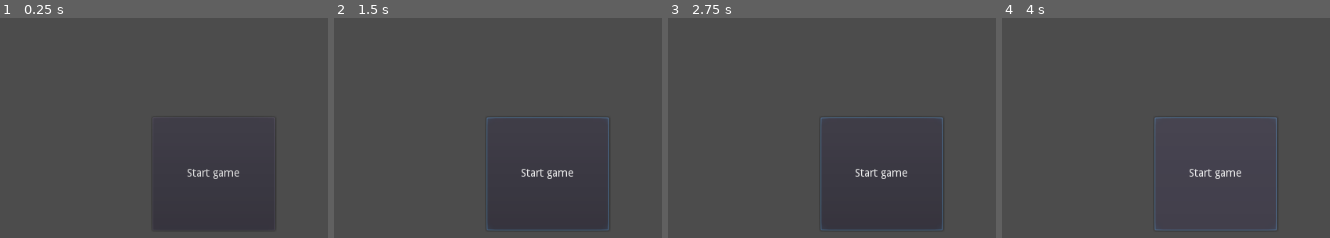
Above: before the commit, frames 1-4 (left to right).
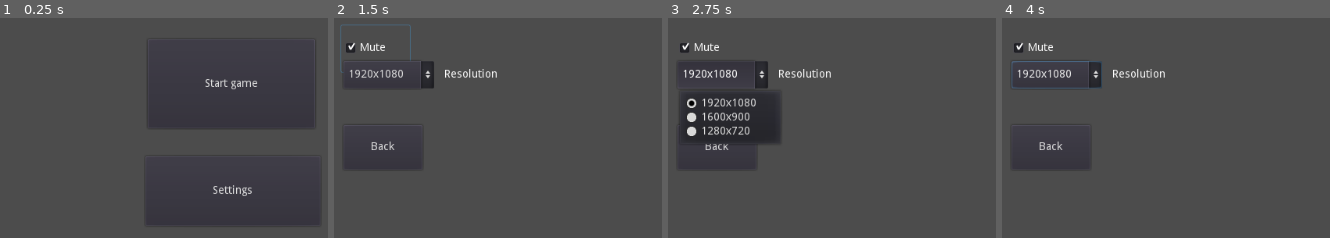
Above: after the commit, the same moments.

Repository: BaseCrusher/sdent_project
Game: Godot game, scene res://UI/MainMenu.tscn
Two runs of this game, one before a commit and one after it. Both use one fixed random seed, a clock stepped at 60 frames per second and the inputs below.
Inputs (mouse positions are in pixels of both pictures, inside the frame that each line leads up to):
- Up to frame 1 (0.25 s): no input
- Up to frame 2 (1.5 s): click (566, 191) at 0.5 s, where only the run after the commit has a clickable "Settings"; click (376, 48) at 1.25 s, where only the run after the commit has a clickable "Mute"
- Up to frame 3 (2.75 s): click (723, 75) at 2 s, where only the run after the commit has a clickable "1920x1080"
- Up to frame 4 (4 s): click (1051, 147) at 2.75 s, where only the run after the commit has a clickable "Back"; click (1215, 174) at 3.5 s, where only the run before the commit has a clickable "Start game"

The runs differ from the first frame. In frame 1, 1.0% of the frame differs, in the area x 57-95%, y 27-95%; in frame 2, 2.4%; in frame 3, 9.2%, in the area x 3-84%, y 11-97%; in frame 4, 2.4%.

Commit message:
menus
added menus

Diff:
--- /dev/null
+++ b/UI/ChooseLvlMenu.gd
@@ -0,0 +1,24 @@
+extends Node2D
+
+
+# Declare member variables here. Examples:
+# var a = 2
+# var b = "text"
+
+
+# Called when the node enters the scene tree for the first time.
+func _ready():
+	pass # Replace with function body.
+
+
+# Called every frame. 'delta' is the elapsed time since the previous frame.
+#func _process(delta):
+#	pass
+
+
+func _on_BackBtn_pressed():
+	get_tree().change_scene("res://UI/MainMenu.tscn")
+
+
+func _on_Lvl1Btn_pressed():
+	get_tree().change_scene("res://Levels/Level1.tscn")
--- /dev/null
+++ b/UI/ChooseLvlMenu.tscn
@@ -0,0 +1,48 @@
+[gd_scene load_steps=2 format=2]
+
+[ext_resource path="res://UI/ChooseLvlMenu.gd" type="Script" id=1]
+
+[node name="Node2D" type="Node2D"]
+script = ExtResource( 1 )
+
+[node name="Lvl1Btn" type="Button" parent="."]
+margin_left = 66.7758
+margin_top = 26.4583
+margin_right = 196.776
+margin_bottom = 109.458
+text = "1"
+__meta__ = {
+"_edit_use_anchors_": false
+}
+
+[node name="Lvl2Btn" type="Button" parent="."]
+margin_left = 223.0
+margin_top = 26.0
+margin_right = 356.0
+margin_bottom = 110.0
+text = "2"
+__meta__ = {
+"_edit_use_anchors_": false
+}
+
+[node name="Lvl3Btn" type="Button" parent="."]
+margin_left = 390.575
+margin_top = 21.4186
+margin_right = 502.575
+margin_bottom = 114.419
+text = "3"
+__meta__ = {
+"_edit_use_anchors_": false
+}
+
+[node name="BackBtn" type="Button" parent="."]
+margin_left = 65.5159
+margin_top = 302.381
+margin_right = 238.516
+margin_bottom = 386.381
+text = "Back"
+__meta__ = {
+"_edit_use_anchors_": false
+}
+[connection signal="pressed" from="Lvl1Btn" to="." method="_on_Lvl1Btn_pressed"]
+[connection signal="pressed" from="BackBtn" to="." method="_on_BackBtn_pressed"]
--- /dev/null
+++ b/UI/LevelUI/GameOver.gd
@@ -0,0 +1,32 @@
+extends Node2D
+
+
+# Declare member variables here. Examples:
+# var a = 2
+# var b = "text"
+
+
+# Called when the node enters the scene tree for the first time.
+func _ready():
+	pass # Replace with function body.
+
+
+# Called every frame. 'delta' is the elapsed time since the previous frame.
+#func _process(delta):
+#	pass
+
+
+func _on_TryAgainBtn_pressed():
+	pass # Replace with function body.
+
+
+func _on_ChooseLvlBtn_pressed():
+	get_tree().change_scene("res://UI/ChooseLvlMenu.tscn")
+
+
+func _on_MainMenuBtn_pressed():
+	get_tree().change_scene("res://UI/MainMenu.tscn")
+
+
+func _on_ExitBtn_pressed():
+	get_tree().quit()
--- /dev/null
+++ b/UI/LevelUI/GameOver.tscn
@@ -0,0 +1,61 @@
+[gd_scene load_steps=2 format=2]
+
+[ext_resource path="res://UI/LevelUI/GameOver.gd" type="Script" id=1]
+
+[node name="Node2D" type="Node2D"]
+script = ExtResource( 1 )
+
+[node name="TryAgainBtn" type="Button" parent="."]
+margin_left = 73.0754
+margin_top = 272.143
+margin_right = 255.075
+margin_bottom = 335.143
+text = "Try again"
+__meta__ = {
+"_edit_use_anchors_": false
+}
+
+[node name="ChooseLvlBtn" type="Button" parent="."]
+margin_left = 309.94
+margin_top = 269.623
+margin_right = 481.94
+margin_bottom = 335.623
+text = "Choose Level"
+__meta__ = {
+"_edit_use_anchors_": false
+}
+
+[node name="MainMenuBtn" type="Button" parent="."]
+margin_left = 529.167
+margin_top = 268.363
+margin_right = 691.167
+margin_bottom = 335.363
+text = "Main Menu"
+__meta__ = {
+"_edit_use_anchors_": false
+}
+
+[node name="ExitBtn" type="Button" parent="."]
+margin_left = 757.212
+margin_top = 263.323
+margin_right = 923.212
+margin_bottom = 336.323
+text = "Exit Game"
+__meta__ = {
+"_edit_use_anchors_": false
+}
+
+[node name="Label" type="Label" parent="."]
+margin_left = 365.978
+margin_top = 72.1588
+margin_right = 442.978
+margin_bottom = 89.1588
+rect_scale = Vector2( 3, 3 )
+text = "Game Over!"
+__meta__ = {
+"_edit_use_anchors_": false
+}
+[connection signal="pressed" from="TryAgainBtn" to="." method="_on_TryAgainBtn_pressed"]
+[connection signal="pressed" from="ChooseLvlBtn" to="." method="_on_ChooseLvlBtn_pressed"]
+[connection signal="pressed" from="MainMenuBtn" to="." method="_on_MainMenuBtn_pressed"]
+[connection signal="pressed" from="ExitBtn" to="." method="_on_ExitBtn_pressed"]
--- /dev/null
+++ b/UI/MainMenu.gd
@@ -0,0 +1,25 @@
+extends Control
+
+
+# Declare member variables here. Examples:
+# var a = 2
+# var b = "text"
+
+
+# Called when the node enters the scene tree for the first time.
+func _ready():
+	pass # Replace with function body.
+
+
+# Called every frame. 'delta' is the elapsed time since the previous frame.
+#func _process(delta):
+#	pass
+
+
+
+func _on_StartGameBtn_pressed():
+	get_tree().change_scene("res://UI/ChooseLvlMenu.tscn")
+
+
+func _on_SettingsBtn_pressed():
+	get_tree().change_scene("res://UI/SettingsMenu.tscn")
--- a/UI/MainMenu.tscn
+++ b/UI/MainMenu.tscn
@@ -1,18 +1,37 @@
-[gd_scene format=2]
+[gd_scene load_steps=2 format=2]
+
+[ext_resource path="res://UI/MainMenu.gd" type="Script" id=1]
 
 [node name="MainMenu" type="Control"]
 anchor_right = 1.0
 anchor_bottom = 1.0
+margin_left = -1.25989
+margin_top = -1.25989
+margin_right = -1.25989
+margin_bottom = -1.25989
+script = ExtResource( 1 )
 __meta__ = {
 "_edit_use_anchors_": false
 }
 
-[node name="Button" type="Button" parent="."]
-margin_left = 367.946
-margin_top = 161.55
-margin_right = 524.946
-margin_bottom = 306.55
+[node name="StartGameBtn" type="Button" parent="."]
+margin_left = 362.74
+margin_top = 63.0
+margin_right = 576.74
+margin_bottom = 177.0
 text = "Start game"
 __meta__ = {
 "_edit_use_anchors_": false
 }
+
+[node name="SettingsBtn" type="Button" parent="."]
+margin_left = 360.0
+margin_top = 213.401
+margin_right = 584.0
+margin_bottom = 302.401
+text = "Settings"
+__meta__ = {
+"_edit_use_anchors_": false
+}
+[connection signal="pressed" from="StartGameBtn" to="." method="_on_StartGameBtn_pressed"]
+[connection signal="pressed" from="SettingsBtn" to="." method="_on_SettingsBtn_pressed"]
--- /dev/null
+++ b/UI/ResolutionOptBtn.gd
@@ -0,0 +1,18 @@
+extends OptionButton
+
+
+# Declare member variables here. Examples:
+# var a = 2
+# var b = "text"
+
+
+# Called when the node enters the scene tree for the first time.
+func _ready():
+	add_item("1920x1080")
+	add_item("1600x900")
+	add_item("1280x720")
+
+
+# Called every frame. 'delta' is the elapsed time since the previous frame.
+#func _process(delta):
+#	pass
--- /dev/null
+++ b/UI/SettingsMenu.gd
@@ -0,0 +1,27 @@
+extends Node2D
+
+
+# Declare member variables here. Examples:
+# var a = 2
+# var b = "text"
+
+
+# Called when the node enters the scene tree for the first time.
+func _ready():
+	pass # Replace with function body.
+
+
+# Called every frame. 'delta' is the elapsed time since the previous frame.
+#func _process(delta):
+#	pass
+
+
+func _on_MuteBx_toggled(button_pressed):
+	pass # Replace with function body.
+
+
+
+
+
+func _on_BackBtn_pressed():
+	get_tree().change_scene("res://UI/MainMenu.tscn")
--- /dev/null
+++ b/UI/SettingsMenu.tscn
@@ -0,0 +1,50 @@
+[gd_scene load_steps=3 format=2]
+
+[ext_resource path="res://UI/SettingsMenu.gd" type="Script" id=1]
+[ext_resource path="res://UI/ResolutionOptBtn.gd" type="Script" id=2]
+
+[node name="Node2D" type="Node2D"]
+script = ExtResource( 1 )
+
+[node name="MuteBx" type="CheckBox" parent="."]
+margin_left = 182.481
+margin_top = 44.4322
+margin_right = 270.481
+margin_bottom = 104.432
+text = "Mute"
+__meta__ = {
+"_edit_use_anchors_": false
+}
+
+[node name="ResolutionOptBtn" type="OptionButton" parent="."]
+margin_left = 185.0
+margin_top = 90.0
+margin_right = 301.0
+margin_bottom = 125.0
+text = "Resolution"
+script = ExtResource( 2 )
+__meta__ = {
+"_edit_use_anchors_": false
+}
+
+[node name="ResLbl" type="Label" parent="."]
+margin_left = 314.0
+margin_top = 100.0
+margin_right = 382.0
+margin_bottom = 114.0
+text = "Resolution"
+__meta__ = {
+"_edit_use_anchors_": false
+}
+
+[node name="BackBtn" type="Button" parent="."]
+margin_left = 185.0
+margin_top = 172.0
+margin_right = 286.0
+margin_bottom = 229.0
+text = "Back"
+__meta__ = {
+"_edit_use_anchors_": false
+}
+[connection signal="toggled" from="MuteBx" to="." method="_on_MuteBx_toggled"]
+[connection signal="pressed" from="BackBtn" to="." method="_on_BackBtn_pressed"]
